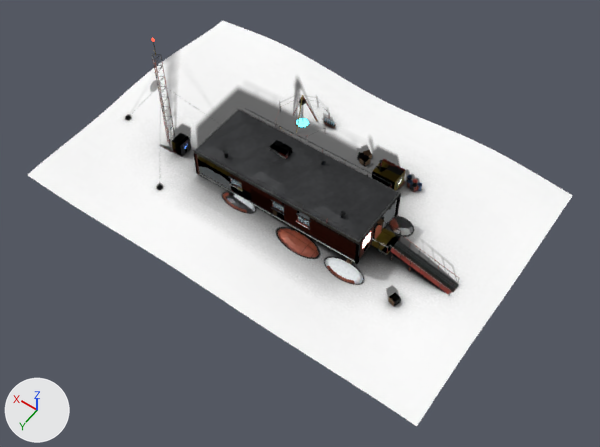
The glTF model antarktika/ios/Antarktika/Game/models/station.glb: old version first, new version second.
Before and after are seen from a camera (50 mm lens) standing at (-13.2, 22.7, 75.3) and looking at (19.6, -23.3, 3.2). The axes (+X, +Y, +Z) are drawn at lower left. The lights are the same throughout. The older version comes first. Where no turn or scale is listed for an object, it has been applied to the vertices. Vertices at exactly the same position are counted once.

Objects in the first picture: 'SHADOW_station', 'station_exterior', 'station_exterior_LOD1' and 5 more.
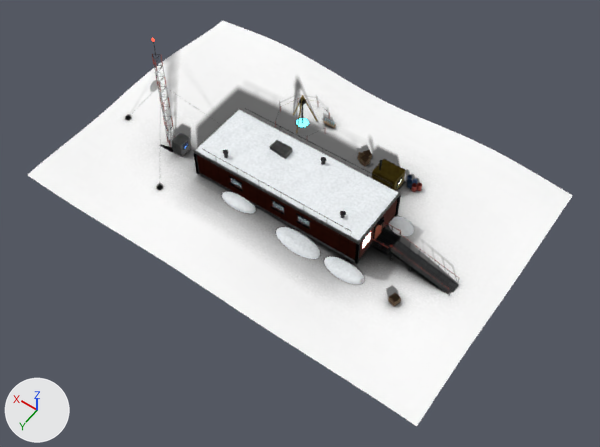
Patch to the scene script:
```diff
--- a/antarktika/ios/Antarktika/Game/models/station.glb.py
+++ b/antarktika/ios/Antarktika/Game/models/station.glb.py
@@ me_station_exterior @@
 # used by ob_station_exterior; location = (0.0, 0.0, 0.0)
-me_station_exterior.from_pydata(...)  # 3843 vertices, 6636 faces; spans x 2.0..47.2, y -41.0..-18.7, z 0.4..17.8
+me_station_exterior.from_pydata(...)  # 4503 vertices, 7956 faces; spans x 2.0..47.2, y -41.0..-18.7, z 0.4..17.8
+# me_station_exterior part 1: 47 vertices moved from x 13.0..36.3, y -29.0..-20.6, z 0.7..1.9 to x 13.0..36.4, y -29.0..-20.7, z 0.7..1.9; 274 vertices removed from x 10.5..36.3, y -29.0..-20.8, z 0.5..2.7; 802 vertices added at x 10.4..36.4, y -29.1..-20.6, z 0.5..2.9
+# me_station_exterior part 2: 7 vertices moved from x 12.0..12.5, y -31.6..-30.0, z 1.1..1.3 to x 12.3..12.5, y -31.1..-30.1, z 1.1..1.4; 71 vertices removed from x 9.5..12.5, y -32.1..-29.5, z 0.8..1.6; 203 vertices added at x 9.4..12.6, y -32.1..-29.5, z 0.8..1.7
+# me_station_exterior part 3: 5527 kept faces spanning x 2.0..47.2, y -41.0..-18.7, z 0.4..17.8 get new texture (UV) coordinates
 me_station_exterior.materials.append(mat_gm_station_exterior)
@@ me_station_exterior_lod1 @@
 # used by ob_station_exterior_lod1; location = (0.0, 0.0, 0.0)
-me_station_exterior_lod1.from_pydata(...)  # 1680 vertices, 2201 faces; spans x 2.0..47.2, y -41.0..-18.7, z 0.4..17.8
+me_station_exterior_lod1.from_pydata(...)  # 1922 vertices, 2705 faces; spans x 2.0..47.2, y -41.0..-18.7, z 0.4..17.8
+# me_station_exterior_lod1 part 4: 41 vertices moved from x 2.1..32.8, y -37.0..-21.2, z 0.7..6.4 to x 9.8..32.8, y -36.8..-21.5, z 0.7..6.4; 261 vertices removed from x 4.4..40.6, y -37.1..-20.6, z 0.5..15.6; 503 vertices added at x 4.4..40.6, y -38.9..-20.6, z 0.5..17.8
+# me_station_exterior_lod1 part 5: 1264 kept faces spanning x 2.0..47.2, y -41.0..-18.7, z 0.4..17.8 get new texture (UV) coordinates
 me_station_exterior_lod1.materials.append(mat_gm_station_exterior)
```

What differs and where, as boxes [x1, y1, x2, y2] in the pictures (600 x 447 px; the box of a moved part takes in the faces that stretch with it):
'station_exterior_LOD1', reshaped
    before: [194, 105, 421, 281]
    after: [154, 48, 421, 285]
part 1 of me_station_exterior, built on
    before: [223, 192, 363, 284]
    after: [222, 192, 364, 285]
part 2 of me_station_exterior, built on
    before: [390, 217, 413, 235]
    after: [389, 216, 414, 236]
part 3 of me_station_exterior, surface changed
    both: [152, 53, 456, 306]
part 4 of me_station_exterior_lod1, moved or reshaped
    before: [197, 114, 419, 281]
    after: [197, 110, 419, 285]
part 5 of me_station_exterior_lod1, surface changed
    both: [194, 105, 421, 264]
